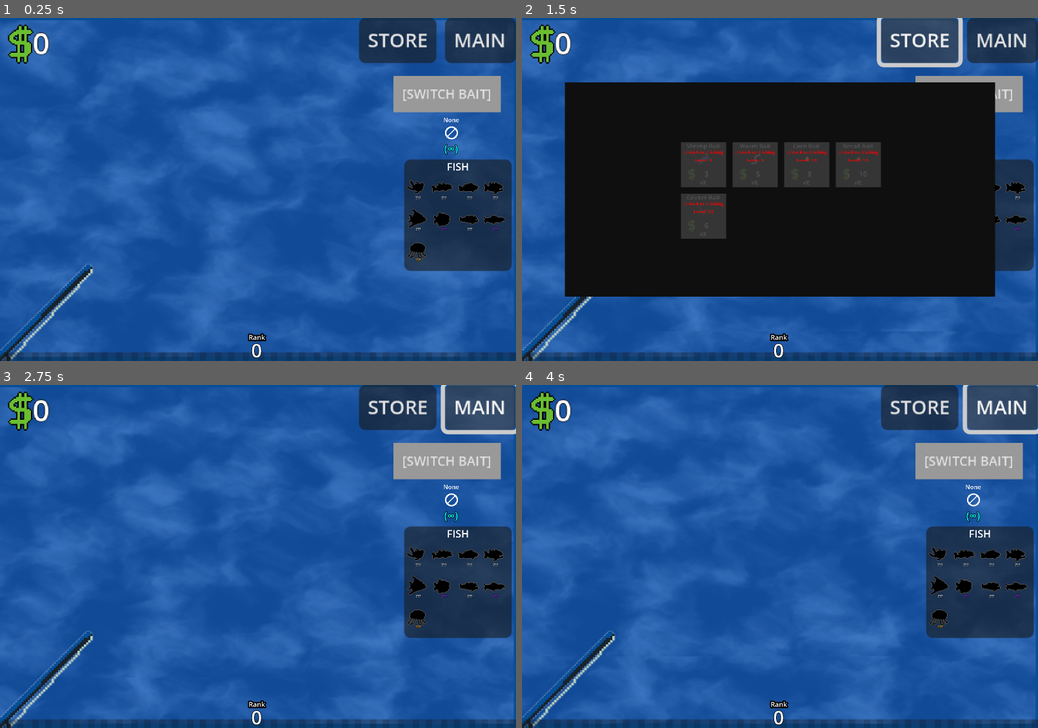
Above: before the commit, frames 1-4 (two rows, left to right).
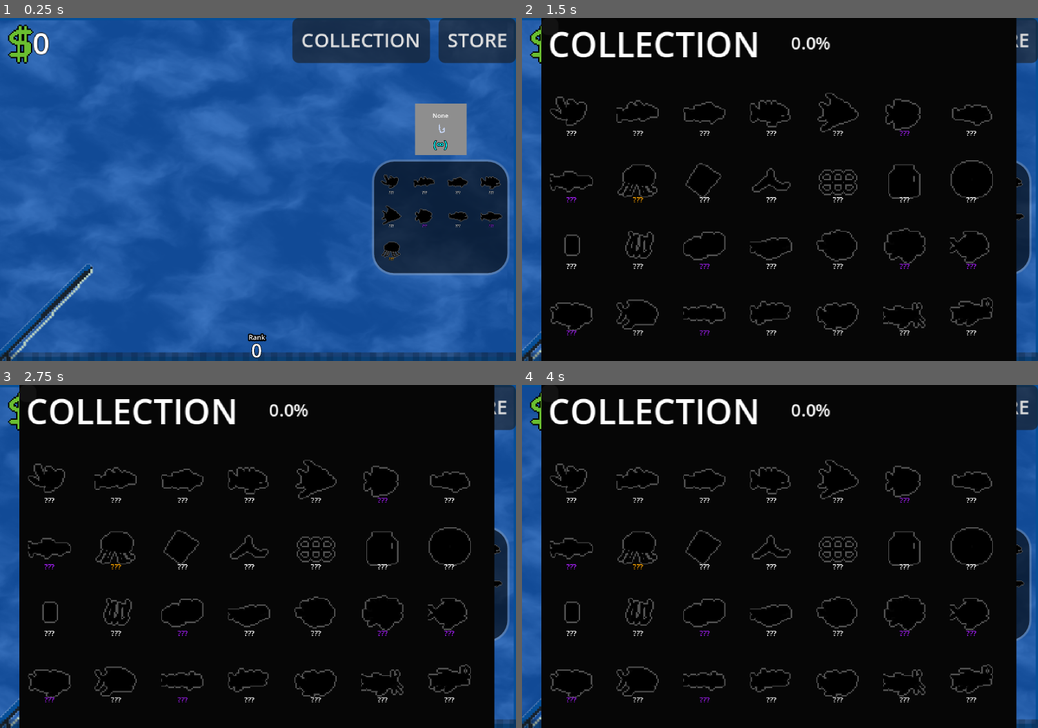
Above: after the commit, the same moments.

Repository: mathew-tran/fish-clicker
Game: Godot game, scene res://Scenes/Main.tscn
Same seed, same stepped clock (60 frames per second), same inputs: the game is played once before the commit and once after it.
Inputs (mouse positions are in pixels of both pictures, inside the frame that each line leads up to):
- Up to frame 1 (0.25 s): no input
- Up to frame 2 (1.5 s): click "STORE" at 0.5 s; click (883, 42) at 1.25 s, where only the run after the commit has a clickable "COLLECTION"
- Up to frame 3 (2.75 s): click (479, 409) at 2 s, where only the run before the commit has a clickable "MAIN"
- Up to frame 4 (4 s): click "STORE" at 2.75 s; click (1001, 409) at 3.5 s, where only the run before the commit has a clickable "MAIN"

The runs differ from the first frame. In frame 1, 9.8% of the frame differs, in the area x 56-100%, y 0-76%; in frame 2, 48%; in frame 3, 92%; in frame 4, 92%, in the area x 3-100%, y 0-100%.

Commit message:
add colection screen

Diff:
--- a/fishclicker/Prefabs/UI/AssociatedBaitFish.tscn
+++ b/fishclicker/Prefabs/UI/AssociatedBaitFish.tscn
@@ -1,22 +1,35 @@
-[gd_scene load_steps=3 format=3 uid="uid://dj2x6h1ikg8t2"]
+[gd_scene load_steps=4 format=3 uid="uid://dj2x6h1ikg8t2"]
 
 [ext_resource type="Script" uid="uid://dsfiiihpm4ttw" path="res://Scripts/UI/AssociatedBaitFish.gd" id="1_y42bo"]
 [ext_resource type="PackedScene" uid="uid://clv7ohkavdy51" path="res://Prefabs/UI/FishItem.tscn" id="2_xpn6f"]
 
+[sub_resource type="StyleBoxFlat" id="StyleBoxFlat_y42bo"]
+bg_color = Color(0.027451, 0.027451, 0.027451, 0.627451)
+border_width_left = 1
+border_width_top = 1
+border_width_right = 1
+border_width_bottom = 1
+border_color = Color(0.8, 0.8, 0.8, 0.270588)
+corner_radius_top_left = 10
+corner_radius_top_right = 10
+corner_radius_bottom_right = 10
+corner_radius_bottom_left = 10
+
 [node name="AssociatedBatiFish" type="Panel"]
-custom_minimum_size = Vector2(50, 52)
+custom_minimum_size = Vector2(64, 54)
 offset_left = -5.0
-offset_right = 45.0
-offset_bottom = 52.0
+offset_right = 59.0
+offset_bottom = 54.0
+theme_override_styles/panel = SubResource("StyleBoxFlat_y42bo")
 script = ExtResource("1_y42bo")
 
 [node name="ScrollContainer" type="ScrollContainer" parent="."]
 custom_minimum_size = Vector2(92, 86)
 layout_mode = 0
-offset_left = 1.0
-offset_top = 7.0
-offset_right = 101.0
-offset_bottom = 99.0
+offset_left = 2.0
+offset_top = 4.0
+offset_right = 132.0
+offset_bottom = 96.0
 scale = Vector2(0.5, 0.5)
 
 [node name="Container" type="GridContainer" parent="ScrollContainer"]
@@ -61,11 +74,3 @@
 
 [node name="AssociatedFishItem3" parent="ScrollContainer/Container" instance=ExtResource("2_xpn6f")]
 layout_mode = 2
-
-[node name="Label" type="Label" parent="."]
-layout_mode = 0
-offset_right = 167.0
-offset_bottom = 23.0
-scale = Vector2(0.3, 0.3)
-text = "FISH"
-horizontal_alignment = 1
--- /dev/null
+++ b/fishclicker/Prefabs/UI/CollectionScreen.tscn
@@ -0,0 +1,43 @@
+[gd_scene load_steps=2 format=3 uid="uid://csunpnhmpnxeu"]
+
+[ext_resource type="Script" uid="uid://d4deh6rviewnw" path="res://Scripts/UI/CollectionScreen.gd" id="1_igdbl"]
+
+[node name="CollectionScreen" type="Popup"]
+size = Vector2i(175, 161)
+visible = true
+script = ExtResource("1_igdbl")
+
+[node name="ScrollContainer" type="ScrollContainer" parent="."]
+custom_minimum_size = Vector2(0, 130)
+offset_top = 31.0
+offset_right = 234.0
+offset_bottom = 161.0
+horizontal_scroll_mode = 0
+
+[node name="GridContainer" type="GridContainer" parent="ScrollContainer"]
+layout_mode = 2
+columns = 7
+
+[node name="Label" type="Label" parent="."]
+offset_left = 3.0
+offset_top = 1.0
+offset_right = 102.0
+offset_bottom = 24.0
+text = "COLLECTION"
+
+[node name="CloseButton" type="Button" parent="."]
+offset_right = 8.0
+offset_bottom = 8.0
+
+[node name="CompletePercentage" type="Label" parent="."]
+offset_left = 106.0
+offset_top = 1.0
+offset_right = 146.0
+offset_bottom = 24.0
+theme_override_font_sizes/font_size = 8
+text = "(92.85%)"
+horizontal_alignment = 1
+vertical_alignment = 1
+
+[connection signal="about_to_popup" from="." to="." method="_on_about_to_popup"]
+[connection signal="button_up" from="CloseButton" to="." method="_on_close_button_button_up"]
--- a/fishclicker/Prefabs/UI/FishItem.tscn
+++ b/fishclicker/Prefabs/UI/FishItem.tscn
@@ -11,11 +11,11 @@
 shader_parameter/thickness = 1.0
 
 [node name="AssociatedFishItem" type="Control"]
-custom_minimum_size = Vector2(20, 25)
+custom_minimum_size = Vector2(27, 27)
 layout_mode = 3
 anchors_preset = 0
-offset_right = 25.0
-offset_bottom = 26.0
+offset_right = 27.0
+offset_bottom = 27.0
 script = ExtResource("1_11t5s")
 
 [node name="Image" type="TextureRect" parent="."]
@@ -54,7 +54,7 @@
 theme_override_colors/font_outline_color = Color(0, 0, 0, 1)
 theme_override_constants/outline_size = 3
 theme_override_font_sizes/font_size = 17
-text = "Tinfoil Barb"
+text = "Redear Sunfish"
 horizontal_alignment = 1
 vertical_alignment = 2
 autowrap_mode = 2
--- a/fishclicker/Prefabs/UI/FishingRank.tscn
+++ b/fishclicker/Prefabs/UI/FishingRank.tscn
@@ -13,6 +13,21 @@
 
 [sub_resource type="StyleBoxFlat" id="StyleBoxFlat_f26cw"]
 
+[sub_resource type="Animation" id="Animation_rt3lq"]
+length = 0.001
+tracks/0/type = "value"
+tracks/0/imported = false
+tracks/0/enabled = true
+tracks/0/path = NodePath("ProgressBar:self_modulate")
+tracks/0/interp = 1
+tracks/0/loop_wrap = true
+tracks/0/keys = {
+"times": PackedFloat32Array(0),
+"transitions": PackedFloat32Array(1),
+"update": 0,
+"values": [Color(1, 1, 1, 1)]
+}
+
 [sub_resource type="Animation" id="Animation_db1n3"]
 resource_name = "anim"
 tracks/0/type = "value"
@@ -26,21 +41,6 @@
 "transitions": PackedFloat32Array(1, 1),
 "update": 0,
 "values": [Color(0.687215, 0.687215, 0.687215, 1), Color(1, 1, 1, 1)]
-}
-
-[sub_resource type="Animation" id="Animation_rt3lq"]
-length = 0.001
-tracks/0/type = "value"
-tracks/0/imported = false
-tracks/0/enabled = true
-tracks/0/path = NodePath("ProgressBar:self_modulate")
-tracks/0/interp = 1
-tracks/0/loop_wrap = true
-tracks/0/keys = {
-"times": PackedFloat32Array(0),
-"transitions": PackedFloat32Array(1),
-"update": 0,
-"values": [Color(1, 1, 1, 1)]
 }
 
 [sub_resource type="AnimationLibrary" id="AnimationLibrary_h7xyd"]
--- a/fishclicker/Prefabs/UI/PlayerUI.tscn
+++ b/fishclicker/Prefabs/UI/PlayerUI.tscn
@@ -6,6 +6,8 @@
 [ext_resource type="PackedScene" uid="uid://ck27wp3mxl8q3" path="res://Prefabs/UI/SwitchBaitUI.tscn" id="5_lcbsa"]
 [ext_resource type="Script" uid="uid://cyuhin2emjt7n" path="res://Scripts/UI/StoreButton.gd" id="5_od4qv"]
 [ext_resource type="Script" uid="uid://cpj4vf2ruia5d" path="res://Scripts/UI/MainButton.gd" id="6_od4qv"]
+[ext_resource type="PackedScene" uid="uid://csunpnhmpnxeu" path="res://Prefabs/UI/CollectionScreen.tscn" id="6_ufl2j"]
+[ext_resource type="Script" uid="uid://blygmr3qiiakg" path="res://Scripts/UI/CollectionButton.gd" id="7_58m63"]
 [ext_resource type="PackedScene" uid="uid://g5omilybre1s" path="res://Prefabs/UI/SwitchBaitButton.tscn" id="7_lcbsa"]
 [ext_resource type="PackedScene" uid="uid://dj2x6h1ikg8t2" path="res://Prefabs/UI/AssociatedBaitFish.tscn" id="8_2es3r"]
 [ext_resource type="PackedScene" uid="uid://1tiu5h74fpyn" path="res://Prefabs/UI/FishingRank.tscn" id="9_asipn"]
@@ -15,10 +17,10 @@
 script = ExtResource("1_88yxu")
 
 [node name="SwitchBaitButton" parent="." instance=ExtResource("7_lcbsa")]
-offset_left = 183.0
-offset_top = 27.0
-offset_right = 233.0
-offset_bottom = 44.0
+offset_left = 193.0
+offset_top = 40.0
+offset_right = 217.0
+offset_bottom = 64.0
 
 [node name="MoneyUI" parent="." instance=ExtResource("1_ihkin")]
 
@@ -31,6 +33,9 @@
 [node name="SwitchBaitUI" parent="." instance=ExtResource("5_lcbsa")]
 visible = false
 
+[node name="CollectionScreen" parent="." instance=ExtResource("6_ufl2j")]
+visible = false
+
 [node name="HBoxContainer" type="HBoxContainer" parent="."]
 anchors_preset = 10
 anchor_right = 1.0
@@ -39,6 +44,12 @@
 mouse_filter = 2
 alignment = 2
 
+[node name="CollectionButton" type="Button" parent="HBoxContainer"]
+layout_mode = 2
+theme_override_font_sizes/font_size = 9
+text = "COLLECTION"
+script = ExtResource("7_58m63")
+
 [node name="StoreButton" type="Button" parent="HBoxContainer"]
 layout_mode = 2
 theme_override_font_sizes/font_size = 9
@@ -46,21 +57,23 @@
 script = ExtResource("5_od4qv")
 
 [node name="MainButton" type="Button" parent="HBoxContainer"]
+visible = false
 layout_mode = 2
 theme_override_font_sizes/font_size = 9
 text = "MAIN"
 script = ExtResource("6_od4qv")
 
 [node name="AssociatedBaitFish" parent="." instance=ExtResource("8_2es3r")]
-offset_left = 188.0
+offset_left = 173.0
 offset_top = 66.0
-offset_right = 238.0
-offset_bottom = 118.0
+offset_right = 237.0
+offset_bottom = 120.0
 
 [node name="EXP" parent="." instance=ExtResource("9_asipn")]
 
 [node name="UnlockText" parent="." instance=ExtResource("10_e4med")]
 
+[connection signal="button_up" from="HBoxContainer/CollectionButton" to="HBoxContainer/CollectionButton" method="_on_button_up"]
 [connection signal="button_up" from="HBoxContainer/StoreButton" to="HBoxContainer/StoreButton" method="_on_button_up"]
 [connection signal="button_up" from="HBoxContainer/MainButton" to="HBoxContainer/MainButton" method="_on_button_up"]
 
--- a/fishclicker/Prefabs/UI/ShopUI.tscn
+++ b/fishclicker/Prefabs/UI/ShopUI.tscn
@@ -66,7 +66,7 @@
 BaitToSell = ExtResource("6_v0bkr")
 FishingLevel = 15
 
-[node name="BAIT-Bread Bait2" parent="Panel/GridContainer" instance=ExtResource("1_2qmjl")]
+[node name="BAIT-Cricket Bait" parent="Panel/GridContainer" instance=ExtResource("1_2qmjl")]
 layout_mode = 2
 BaitToSell = ExtResource("7_vrx5y")
 FishingLevel = 20
--- a/fishclicker/Prefabs/UI/SwitchBaitButton.tscn
+++ b/fishclicker/Prefabs/UI/SwitchBaitButton.tscn
@@ -14,6 +14,7 @@
 [sub_resource type="StyleBoxFlat" id="StyleBoxFlat_taeif"]
 
 [sub_resource type="StyleBoxFlat" id="StyleBoxFlat_uwtg6"]
+bg_color = Color(0.556953, 0.556953, 0.556953, 1)
 
 [sub_resource type="Animation" id="Animation_1skfn"]
 length = 0.001
@@ -52,8 +53,9 @@
 }
 
 [node name="SwitchBaitButton" type="Button"]
-offset_right = 50.0
-offset_bottom = 17.0
+custom_minimum_size = Vector2(24, 24)
+offset_right = 24.0
+offset_bottom = 24.0
 theme_override_font_sizes/font_size = 6
 theme_override_styles/hover_pressed_mirrored = SubResource("StyleBoxFlat_awlhs")
 theme_override_styles/hover_pressed = SubResource("StyleBoxFlat_y8ast")
@@ -61,15 +63,22 @@
 theme_override_styles/hover = SubResource("StyleBoxFlat_jaa45")
 theme_override_styles/normal_mirrored = SubResource("StyleBoxFlat_taeif")
 theme_override_styles/normal = SubResource("StyleBoxFlat_uwtg6")
-text = "[SWITCH BAIT]"
 script = ExtResource("1_y8ast")
 
 [node name="Container" type="VBoxContainer" parent="."]
-layout_mode = 2
-offset_left = -28.0
-offset_top = -27.0
-offset_right = 82.0
-offset_bottom = 83.0
+custom_minimum_size = Vector2(110, 131)
+layout_mode = 1
+anchors_preset = 8
+anchor_left = 0.5
+anchor_top = 0.5
+anchor_right = 0.5
+anchor_bottom = 0.5
+offset_left = -55.0
+offset_top = -56.0
+offset_right = 55.0
+offset_bottom = 75.0
+grow_horizontal = 2
+grow_vertical = 2
 scale = Vector2(0.2, 0.2)
 pivot_offset = Vector2(55, 55)
 mouse_filter = 2
--- a/fishclicker/Resources/BaitData.gd
+++ b/fishclicker/Resources/BaitData.gd
@@ -31,3 +31,13 @@
 
 func CompleteBait():
 	return Finder.GetGameManager().AddCompletedChallenge(BaitID)
+
+func GetAllFish():
+	var fishPool = []
+	for fish in CommonPool:
+		fishPool.append(fish)
+	for fish in RarePool:
+		fishPool.append(fish)
+	for fish in LegendaryPool:
+		fishPool.append(fish)
+	return fishPool
--- a/fishclicker/Resources/Levels/Baits/006_BAIT_CRICKET.tres
+++ b/fishclicker/Resources/Levels/Baits/006_BAIT_CRICKET.tres
@@ -7,8 +7,13 @@
 [ext_resource type="Resource" uid="uid://cb40j5liic87h" path="res://Resources/Levels/Fish/P044_Crucian_Carp.tres" id="5_n3kxx"]
 [ext_resource type="Resource" uid="uid://etu13u2p6i3i" path="res://Resources/Levels/Fish/P045_Brook_Trout.tres" id="6_g7dak"]
 [ext_resource type="Resource" uid="uid://c75qntjwjnxj1" path="res://Resources/Levels/Fish/P046_Northern_Pike.tres" id="7_abu4p"]
-[ext_resource type="Resource" uid="uid://y152o00cri0i" path="res://Resources/Levels/Fish/P047_Striped_Bass.tres" id="8_odaon"]
+[ext_resource type="Resource" uid="uid://y152o00cri0i" path="res://Resources/Levels/Fish/P048_Striped_Bass.tres" id="8_fglhf"]
+[ext_resource type="Resource" uid="uid://ukg3yc775we2" path="res://Resources/Levels/Fish/P047_Rock_Bass.tres" id="9_kiog6"]
 [ext_resource type="Script" uid="uid://bgc7uj0bli212" path="res://Resources/BaitData.gd" id="10_iwtxi"]
+[ext_resource type="Resource" uid="uid://cq8x3iqp1110g" path="res://Resources/Levels/Fish/P050_Redear_Sunfish.tres" id="10_kiog6"]
+[ext_resource type="Resource" uid="uid://5lsu5j7eaom2" path="res://Resources/Levels/Fish/P051_Pumpkin_Seed.tres" id="11_6u20r"]
+[ext_resource type="Resource" uid="uid://b3hrsbgebw1tc" path="res://Resources/Levels/Fish/P052_Bleak.tres" id="12_uv5su"]
+[ext_resource type="Resource" uid="uid://bwl13pdbvk1dy" path="res://Resources/Levels/Fish/P053_Snakehead.tres" id="13_d84vt"]
 
 [resource]
 script = ExtResource("10_iwtxi")
@@ -16,7 +21,7 @@
 BaitImage = ExtResource("1_6ek8a")
 BaitID = "006"
 Cost = 6
-CommonPool = Array[ExtResource("2_7qfh8")]([ExtResource("3_4 …(79 unchanged characters)…  ExtResource("7_abu4p"), ExtResource("8_odaon")])
+CommonPool = Array[ExtResource("2_7qfh8")]([ExtResource("3_4 …(79 unchanged characters)…  ExtResource("7_abu4p"), ExtResource("8_fglhf"), ExtResource("9_kiog6"), ExtResource("10_kiog6"), ExtResource("11_6u20r"), ExtResource("12_uv5su"), ExtResource("13_d84vt")])
 RarePool = Array[ExtResource("2_7qfh8")]([])
 LegendaryPool = Array[ExtResource("2_7qfh8")]([])
 bIsInfinite = false
--- /dev/null
+++ b/fishclicker/Resources/Levels/Fish/P047_Rock_Bass.tres
@@ -0,0 +1,15 @@
+[gd_resource type="Resource" script_class="FishData" load_steps=3 format=3 uid="uid://ukg3yc775we2"]
+
+[ext_resource type="Texture2D" uid="uid://ckql2rliqupcr" path="res://Art/Sprites/Fish/Detail/StripedBass.png" id="1_x8tc3"]
+[ext_resource type="Script" uid="uid://clf4q2sgy5gad" path="res://Resources/FishData.gd" id="2_lg7ru"]
+
+[resource]
+script = ExtResource("2_lg7ru")
+FishImage = ExtResource("1_x8tc3")
+FishName = "Striped Bass"
+Rarity = 0
+FishSize = 1
+FishID = "P047"
+Tugs = 5
+TimeLimit = 2.0
+Cost = 16
--- a/fishclicker/Resources/Levels/Fish/P047_Striped_Bass.tres
+++ /dev/null
@@ -1,15 +0,0 @@
-[gd_resource type="Resource" script_class="FishData" load_steps=3 format=3 uid="uid://y152o00cri0i"]
-
-[ext_resource type="Texture2D" uid="uid://ckql2rliqupcr" path="res://Art/Sprites/Fish/Detail/StripedBass.png" id="1_w1nlx"]
-[ext_resource type="Script" uid="uid://clf4q2sgy5gad" path="res://Resources/FishData.gd" id="2_yy617"]
-
-[resource]
-script = ExtResource("2_yy617")
-FishImage = ExtResource("1_w1nlx")
-FishName = "Striped Bass"
-Rarity = 0
-FishSize = 1
-FishID = "P047"
-Tugs = 5
-TimeLimit = 2.0
-Cost = 16
--- /dev/null
+++ b/fishclicker/Resources/Levels/Fish/P048_Striped_Bass.tres
@@ -0,0 +1,15 @@
+[gd_resource type="Resource" script_class="FishData" load_steps=3 format=3 uid="uid://y152o00cri0i"]
+
+[ext_resource type="Texture2D" uid="uid://dq3t2phoc33qy" path="res://Art/Sprites/Fish/Detail/RockBass.png" id="1_p28lp"]
+[ext_resource type="Script" uid="uid://clf4q2sgy5gad" path="res://Resources/FishData.gd" id="2_rqwpi"]
+
+[resource]
+script = ExtResource("2_rqwpi")
+FishImage = ExtResource("1_p28lp")
+FishName = "Rock Bass"
+Rarity = 0
+FishSize = 1
+FishID = "P048"
+Tugs = 6
+TimeLimit = 2.0
+Cost = 16
--- /dev/null
+++ b/fishclicker/Resources/Levels/Fish/P049_Warmouth.tres
@@ -0,0 +1,15 @@
+[gd_resource type="Resource" script_class="FishData" load_steps=3 format=3 uid="uid://dp40bgkaxehju"]
+
+[ext_resource type="Texture2D" uid="uid://bg4nns066n7ix" path="res://Art/Sprites/Fish/Detail/Warmouth.png" id="1_i0v78"]
+[ext_resource type="Script" uid="uid://clf4q2sgy5gad" path="res://Resources/FishData.gd" id="2_upsj6"]
+
+[resource]
+script = ExtResource("2_upsj6")
+FishImage = ExtResource("1_i0v78")
+FishName = "Warmouth"
+Rarity = 0
+FishSize = 1
+FishID = "P049"
+Tugs = 6
+TimeLimit = 2.0
+Cost = 16
--- /dev/null
+++ b/fishclicker/Resources/Levels/Fish/P050_Redear_Sunfish.tres
@@ -0,0 +1,15 @@
+[gd_resource type="Resource" script_class="FishData" load_steps=3 format=3 uid="uid://cq8x3iqp1110g"]
+
+[ext_resource type="Texture2D" uid="uid://bgh61ikxpg3qj" path="res://Art/Sprites/Fish/Detail/RedearSunfish.png" id="1_i0lfp"]
+[ext_resource type="Script" uid="uid://clf4q2sgy5gad" path="res://Resources/FishData.gd" id="2_1cxre"]
+
+[resource]
+script = ExtResource("2_1cxre")
+FishImage = ExtResource("1_i0lfp")
+FishName = "Redear Sunfish"
+Rarity = 0
+FishSize = 0
+FishID = "P050"
+Tugs = 4
+TimeLimit = 2.0
+Cost = 13
--- /dev/null
+++ b/fishclicker/Resources/Levels/Fish/P051_Pumpkin_Seed.tres
@@ -0,0 +1,15 @@
+[gd_resource type="Resource" script_class="FishData" load_steps=3 format=3 uid="uid://5lsu5j7eaom2"]
+
+[ext_resource type="Texture2D" uid="uid://2u6hg8222k42" path="res://Art/Sprites/Fish/Detail/PumpkinSeed.png" id="1_px88v"]
+[ext_resource type="Script" uid="uid://clf4q2sgy5gad" path="res://Resources/FishData.gd" id="2_sv2no"]
+
+[resource]
+script = ExtResource("2_sv2no")
+FishImage = ExtResource("1_px88v")
+FishName = "Pumpkin Seed"
+Rarity = 0
+FishSize = 0
+FishID = "P051"
+Tugs = 3
+TimeLimit = 3.0
+Cost = 16
--- /dev/null
+++ b/fishclicker/Resources/Levels/Fish/P052_Bleak.tres
@@ -0,0 +1,15 @@
+[gd_resource type="Resource" script_class="FishData" load_steps=3 format=3 uid="uid://b3hrsbgebw1tc"]
+
+[ext_resource type="Texture2D" uid="uid://bfgjcynoyv8ks" path="res://Art/Sprites/Fish/Detail/Bleak.png" id="1_syi5v"]
+[ext_resource type="Script" uid="uid://clf4q2sgy5gad" path="res://Resources/FishData.gd" id="2_ob5y4"]
+
+[resource]
+script = ExtResource("2_ob5y4")
+FishImage = ExtResource("1_syi5v")
+FishName = "Bleak"
+Rarity = 0
+FishSize = 0
+FishID = "P052"
+Tugs = 1
+TimeLimit = 0.5
+Cost = 13
--- /dev/null
+++ b/fishclicker/Resources/Levels/Fish/P053_Snakehead.tres
@@ -0,0 +1,15 @@
+[gd_resource type="Resource" script_class="FishData" load_steps=3 format=3 uid="uid://bwl13pdbvk1dy"]
+
+[ext_resource type="Texture2D" uid="uid://c1sg58yb74jyp" path="res://Art/Sprites/Fish/Detail/Snakehead.png" id="1_mrget"]
+[ext_resource type="Script" uid="uid://clf4q2sgy5gad" path="res://Resources/FishData.gd" id="2_ixxmt"]
+
+[resource]
+script = ExtResource("2_ixxmt")
+FishImage = ExtResource("1_mrget")
+FishName = "Snakehead"
+Rarity = 0
+FishSize = 1
+FishID = "P053"
+Tugs = 4
+TimeLimit = 3.0
+Cost = 16
--- a/fishclicker/Resources/Levels/Garbage/G004_Banana.tres
+++ b/fishclicker/Resources/Levels/Garbage/G004_Banana.tres
@@ -1,15 +1,15 @@
 [gd_resource type="Resource" script_class="FishData" load_steps=3 format=3 uid="uid://8rpjnr34ggnk"]
 
-[ext_resource type="Texture2D" uid="uid://bvemxt7vygbjh" path="res://Art/Sprites/Garbage/Paper.png" id="1_507q3"]
+[ext_resource type="Texture2D" uid="uid://dnf2nhnkbr5ba" path="res://Art/Sprites/Garbage/Banana.png" id="1_507q3"]
 [ext_resource type="Script" uid="uid://clf4q2sgy5gad" path="res://Resources/FishData.gd" id="2_pfc17"]
 
 [resource]
 script = ExtResource("2_pfc17")
 FishImage = ExtResource("1_507q3")
-FishName = "Paper (Garbage)"
+FishName = "Banana (Garbage)"
 Rarity = 0
 FishSize = 1
-FishID = "G003"
+FishID = "G004"
 Tugs = 3
 TimeLimit = 2.0
 Cost = 1
--- a/fishclicker/Scripts/FishSpawner.gd
+++ b/fishclicker/Scripts/FishSpawner.gd
@@ -10,7 +10,7 @@
 
 
 func DetermineTime():
-	$Timer.wait_time = randf_range(8, 30)
+	$Timer.wait_time = randf_range(12, 45)
 	$Timer.start()
 	print("Spawning Fish")
 
--- /dev/null
+++ b/fishclicker/Scripts/UI/CollectionButton.gd
@@ -0,0 +1,5 @@
+extends Button
+
+
+func _on_button_up() -> void:
+	Finder.GetPlayerUI().UpdateUI(PlayerUI.STATE.COLLECTION)
--- /dev/null
+++ b/fishclicker/Scripts/UI/CollectionScreen.gd
@@ -0,0 +1,32 @@
+extends Popup
+
+
+@onready var FishItemContainer = $ScrollContainer/GridContainer
+
+var BaitPath = "res://Resources/Levels/Baits/"
+func _ready() -> void:
+	for child in FishItemContainer.get_children():
+		child.queue_free()
+	var baits = Finder.GetFilesFromDirectory(BaitPath)
+
+	for bait in baits:
+		var fullPath = BaitPath + bait
+		var fishPool = load(fullPath).GetAllFish()
+		for fish in fishPool:
+			var instance = load("res://Prefabs/UI/FishItem.tscn").instantiate()
+			instance.FishDataRef = fish
+			FishItemContainer.add_child(instance)
+
+func _on_about_to_popup() -> void:
+	var total = 0
+	var caught = 0
+	for child in FishItemContainer.get_children():
+		child.Update()
+		total +=1
+		if child.IsCaught():
+			caught += 1
+	var completePercent = (float(caught) / float(total)) * 100.0
+	$CompletePercentage.text = str(snappedf(completePercent, .01)) + "%"
+
+func _on_close_button_button_up() -> void:
+	visible = false
--- a/fishclicker/Scripts/UI/FishItem.gd
+++ b/fishclicker/Scripts/UI/FishItem.gd
@@ -1,6 +1,10 @@
 extends Control
 
 var FishDataRef : FishData
+
+func Update():
+	if FishDataRef:
+		Setup(FishDataRef)
 
 func Setup(fishData : FishData):
 	FishDataRef = fishData
@@ -21,3 +25,6 @@
 	if bHasCaught:
 		$Image.modulate = Color.WHITE
 		$Label.text = fishData.FishName
+
+func IsCaught():
+	return $Label.text != "???"
--- a/fishclicker/Scripts/UI/PlayerUI.gd
+++ b/fishclicker/Scripts/UI/PlayerUI.gd
@@ -5,7 +5,8 @@
 enum STATE {
 	DEFAULT,
 	SHOP,
-	BAIT
+	BAIT,
+	COLLECTION
 }
 var MainUIs = [
 ]
@@ -13,7 +14,8 @@
 func _ready() -> void:
 	MainUIs = [
 		$ShopUI,
-		$SwitchBaitUI
+		$SwitchBaitUI,
+		$CollectionScreen
 	]
 
 	Finder.GetGameManager().BaitChanged.connect(OnBaitChanged)
@@ -30,6 +32,8 @@
 			$ShopUI.popup_centered()
 		STATE.BAIT:
 			$SwitchBaitUI.popup_centered()
+		STATE.COLLECTION:
+			$CollectionScreen.popup_centered()
 
 func CloseUI():
 	for ui in MainUIs:
--- a/fishclicker/Scripts/UI/PurchaseBaitButton.gd
+++ b/fishclicker/Scripts/UI/PurchaseBaitButton.gd
@@ -22,7 +22,6 @@
 	var amount = Finder.GetGameManager().GetBait(BaitToSell.BaitName)
 	$Owned.text = "(" + str(amount) + ")"
 	disabled = CanAfford() == false or Finder.GetGameManager().GetLevel() < FishingLevel
-
 	if Finder.GetGameManager().GetLevel() < FishingLevel:
 		$CannotAfford/Label.text = "Unlock on Fishing Level: " + str(FishingLevel)
 	elif CanAfford() == false:
Binary file changed: fishclicker/Art/Sprites/Bait/NoneBait.png
Binary file added: fishclicker/Art/Sprites/Fish/Detail/Bleak.png
Not shown, added: fishclicker/Art/Sprites/Fish/Detail/Bleak.png.import
Binary file added: fishclicker/Art/Sprites/Fish/Detail/PumpkinSeed.png
Not shown, added: fishclicker/Art/Sprites/Fish/Detail/PumpkinSeed.png.import
Binary file added: fishclicker/Art/Sprites/Fish/Detail/RedearSunfish.png
Not shown, added: fishclicker/Art/Sprites/Fish/Detail/RedearSunfish.png.import
Binary file added: fishclicker/Art/Sprites/Fish/Detail/RockBass.png
Not shown, added: fishclicker/Art/Sprites/Fish/Detail/RockBass.png.import
Binary file added: fishclicker/Art/Sprites/Fish/Detail/Snakehead.png
Not shown, added: fishclicker/Art/Sprites/Fish/Detail/Snakehead.png.import
Binary file added: fishclicker/Art/Sprites/Fish/Detail/Warmouth.png
(and 5 more such lines)
